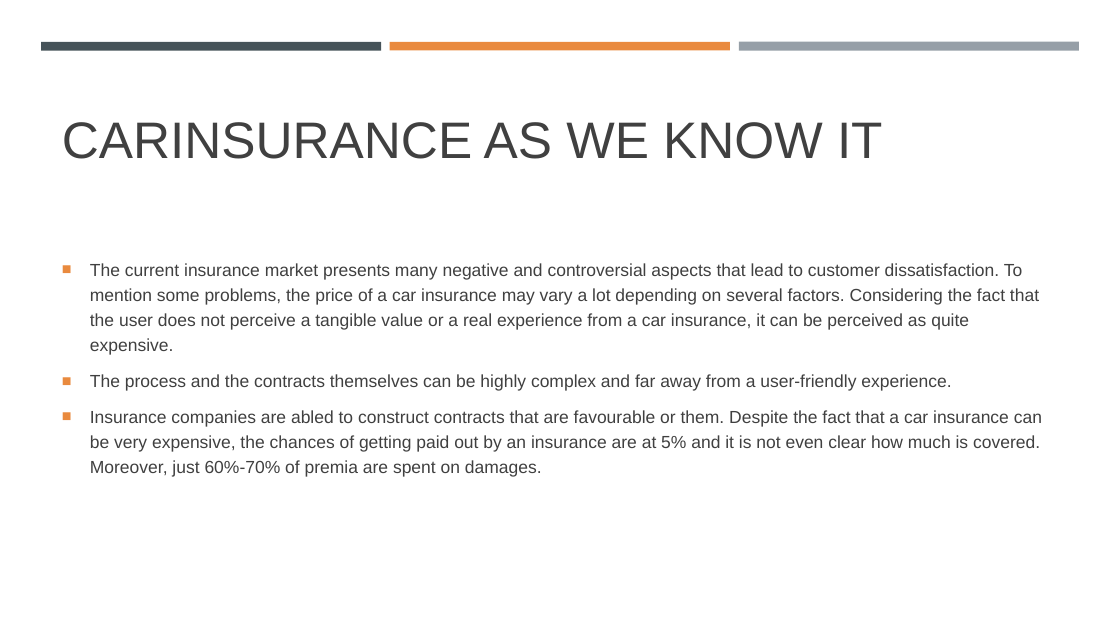
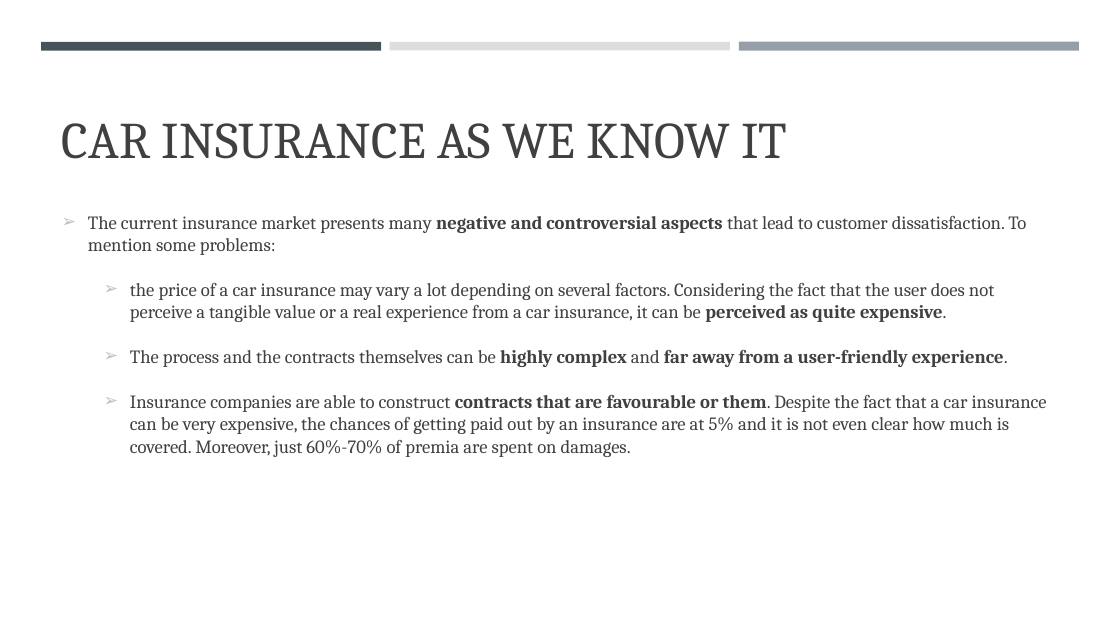
Before and after one commit to costanzimartina/Fintech_project, a slide deck: slide 3 of AutoInsurtech_Adobati_Basigalup_Colombo_Costanzi_Utke.pptx. Drawn at 1120x630 pixels with LibreOffice and Linux fonts; fonts in the diff are those of the drawing. Boxes give left, top, right and bottom in pixels: in the first picture for what was removed or moved away, otherwise in the second. Text is boxed around its words. In the diff, an @@ line names an element or a change of style, - is before the commit and + after.

```diff
--- a/AutoInsurtech_Adobati_Basigalup_Colombo_Costanzi_Utke.pptx
+++ b/AutoInsurtech_Adobati_Basigalup_Colombo_Costanzi_Utke.pptx
@@ rectangle at (x1=390, y1=42, x2=730, y2=50): fill #E98A3E to #DDDDDD @@
@@ title at (x1=62, y1=123, x2=787, y2=159): text changed; font Arial to Cambria @@
-CARINSURANCE AS WE KNOW IT
+CAR INSURANCE AS WE KNOW IT
@@ text "The current insurance market presents ..." moved from (x1=90, y1=263, x2=1042, y2=477) to (x1=88, y1=216, x2=1047, y2=457) @@
@@ text "The current insurance market presents ..." at (x1=88, y1=216, x2=1047, y2=457): vertical alignment middle to top @@
@@ text at (x1=88, y1=216, x2=1026, y2=322): text changed; size 15 to 16 pt; font Arial to Cambria @@
-■ The current insurance market presents many negative and controversial aspects that lead to customer dissatisfaction. To mention some problems, the price of a car insurance may vary a lot depending on several factors. Considering the fact that the user does not perceive a tangible value or a real experience from a car insurance, it can be perceived as quite expensive.
+➢ The current insurance market presents many negative and controversial aspects that lead to customer dissatisfaction. To mention some problems:
+  ➢ the price of a car insurance may vary a lot depending on several factors. Considering the fact that the user does not perceive a tangible value or a real experience from a car insurance, it can be perceived as quite expensive.
@@ text at (x1=130, y1=350, x2=1008, y2=367): size 15 to 16 pt, font Arial to Cambria in "The process and the contracts themselves can ..."; bold on in "highly complex far away from a user-friendly ..."; bullet ■ to ➢; list level 1 to 2 in "The process and the contracts ..."; line spacing 1.2 to 1; bullet colour #E98A3E to #BFBFBF @@
@@ text at (x1=130, y1=395, x2=1047, y2=457): text changed; size 15 to 16 pt; font Arial to Cambria @@
-■ Insurance companies are abled to construct contracts that are favourable or them. Despite the fact that a car insurance can be very expensive, the chances of getting paid out by an insurance are at 5% and it is not even clear how much is covered. Moreover, just 60%-70% of premia are spent on damages.
+  ➢ Insurance companies are able to construct contracts that are favourable or them. Despite the fact that a car insurance can be very expensive, the chances of getting paid out by an insurance are at 5% and it is not even clear how much is covered. Moreover, just 60%-70% of premia are spent on damages.
```
Also in this commit, not shown: 11 other slides changed, 3 slides added, 3 slides removed, 4 other files.
